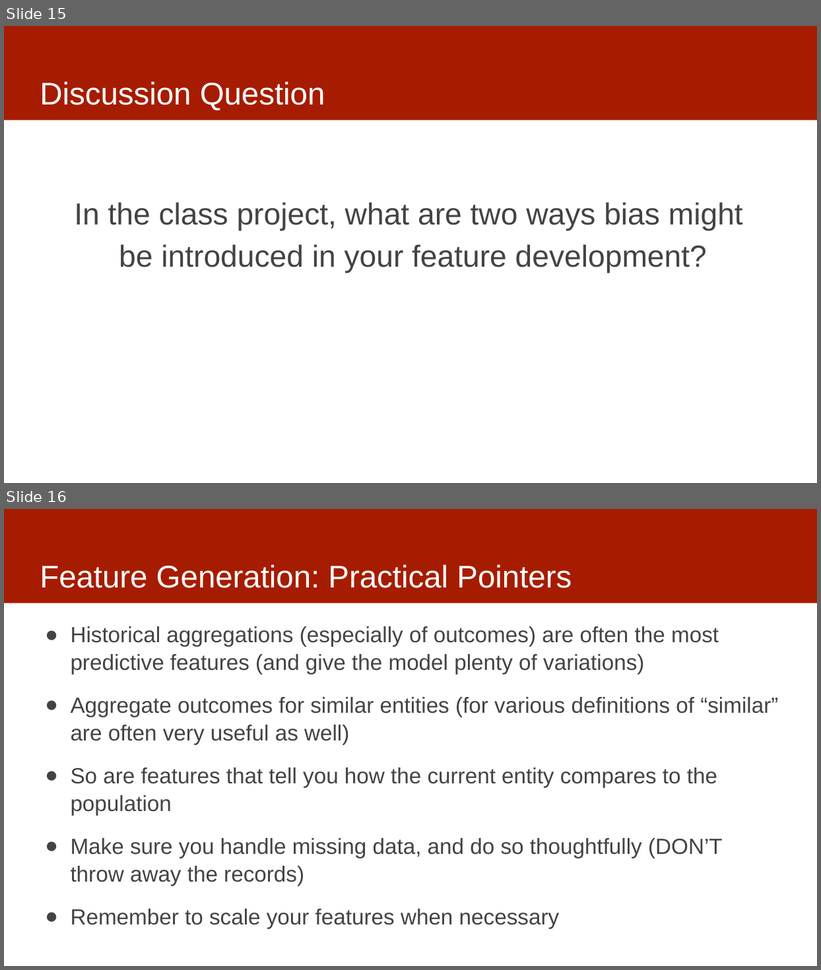
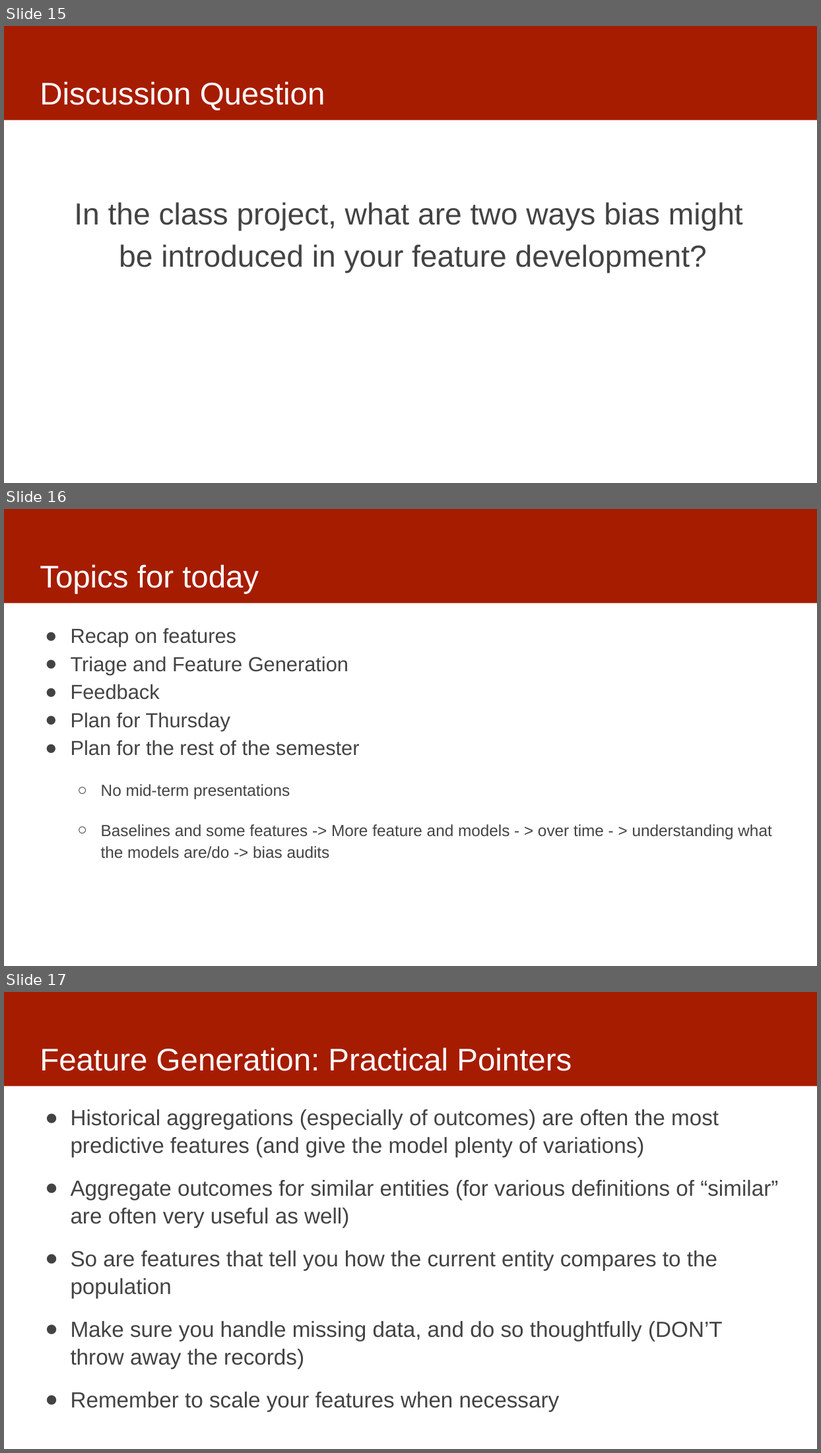
Before and after one commit to dssg/mlforpublicpolicylab, a slide deck: Lectures/12-features-and-imputation.pptx. Shown one above the other, each under a label of ours: slides 15 and 16 before the commit, slides 15, 16 and 17 after it. The pictures are 821x970 and 821x1453 pixels, drawn with LibreOffice and Linux fonts; fonts in the diff are those of the drawing. Boxes give left, top, right and bottom in pixels: in the first picture for what was removed or moved away, otherwise in the second. Text is boxed around its words. In the diff, an @@ line names an element or a change of style, - is before the commit and + after.

```diff
--- a/Lectures/12-features-and-imputation.pptx
+++ b/Lectures/12-features-and-imputation.pptx
@@ slide 16 added at <box>4,509,817,966</box>, background #FFFFFF; not listed: 1 template element that a slide beside it also shows @@
@@ title added at <box>40,564,259,594</box>, 37 pt, text #FFFFFF @@
+Topics for today
@@ text added at <box>71,628,772,859</box>, 19 pt, text #434343 @@
+● Recap on features
+● Triage and Feature Generation
+● Feedback
+● Plan for Thursday
+● Plan for the rest of the semester
+  ○ No mid-term presentations
+  ○ Baselines and some features -> More feature and models - > over time - > understanding what the models are/do -> bias audits
@@ what was slide 16 is now slide 17 @@
```
Also in this commit, not shown: 4 slides changed, 1 slide removed, 1 other file.
